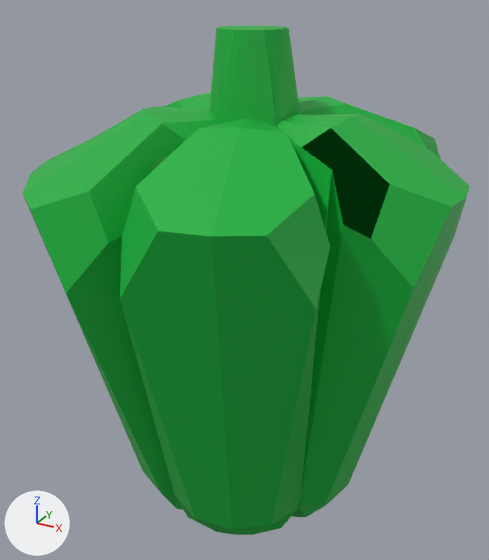
The FBX model Assets/Resources/Model/GreenPepper/GreenPepper.fbx: old version first, new version second.
Rendered twice from a 50 mm lens placed at (0.299, -0.559, 0.306), pointed at (-0.008, 0.001, 0.026). The axes (+X, +Y, +Z) are drawn at lower left. The lights are the same throughout. Where no turn or scale is listed for an object, it has been applied to the vertices.

Names of what the first picture shows: 'GreenPepper'.
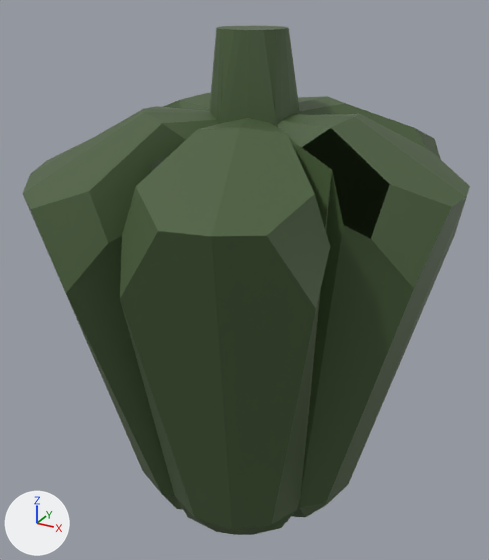
Boxes [x1, y1, x2, y2] around the edits, measured in the pictures (489 x 560 px):
```json
{"object": "GreenPepper", "change": "surface changed", "before": [22, 26, 470, 535], "after": [22, 26, 470, 535]}
```

The change, as JSON lines over the scene's bpy script:
```json
{"op": "add", "block": "img_rawgreenpeppertexture_png", "code": ["img_rawgreenpeppertexture_png = load_image('RawGreenPepperTexture.png', 'RawGreenPepperTexture.png', 1024, 1024, 'sRGB')"]}
{"op": "remove", "block": "mat_green", "code": "mat_green.base_color = (0.00288, 0.441, 0.0439)  # green #09b13b"}
{"op": "add", "block": "mat_green", "code": "mat_green.texture = img_rawgreenpeppertexture_png"}
```
